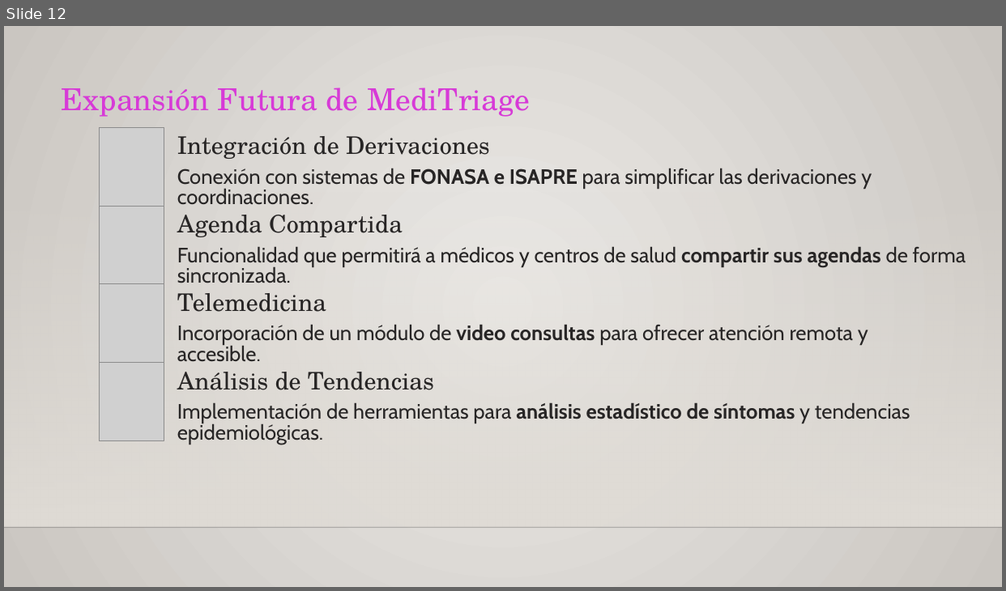
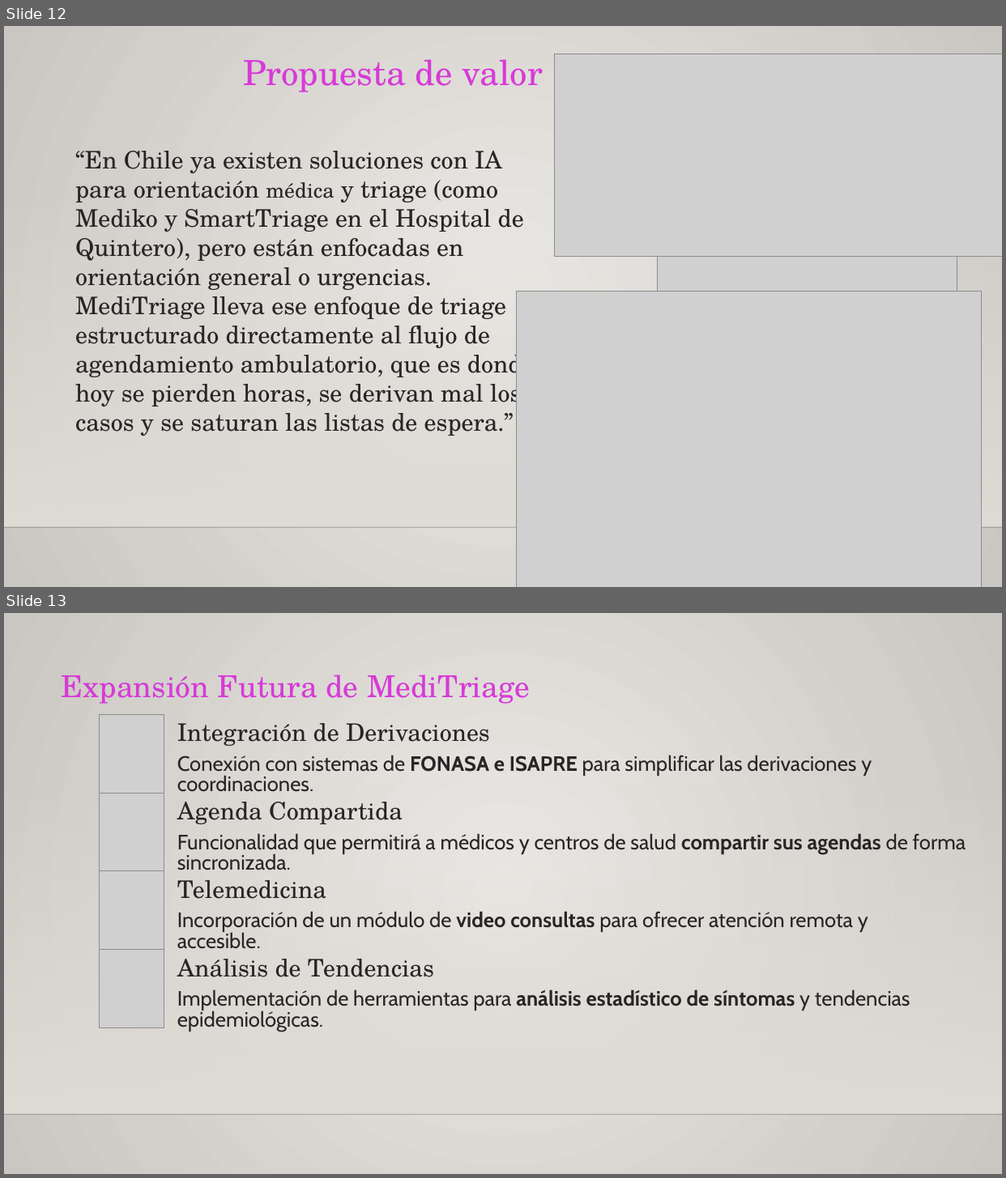
Before and after one commit to MRCuevasCarreno/MediTriage, a slide deck: Fase 3/Evidencias Grupales/Presentación Proyecto.pptx. Shown one above the other, each under a label of ours: slide 12 before the commit, slides 12 and 13 after it. The pictures are 1006x591 and 1006x1178 pixels, drawn with LibreOffice and Linux fonts; fonts in the diff are those of the drawing; grey boxes stand for pictures; background and template pictures are left out. Boxes give left, top, right and bottom in pixels: in the first picture for what was removed or moved away, otherwise in the second. Text is boxed around its words. In the diff, an @@ line names an element or a change of style, - is before the commit and + after.

```diff
--- a/Fase 3/Evidencias Grupales/Presentación Proyecto.pptx
+++ b/Fase 3/Evidencias Grupales/Presentación Proyecto.pptx
@@ slide 12 added at bbox=[4, 26, 1002, 587], background gradient #ECEAE7 to #CAC7C1; not listed: 2 template elements that a slide beside it also shows @@
@@ text added at bbox=[243, 59, 543, 92], 40 pt, text #D73AD7 @@
+Propuesta de valor
@@ picture added at bbox=[555, 54, 1002, 256] @@
@@ text added at bbox=[75, 151, 535, 436], 28 pt, text #272525 @@
+“En Chile ya existen soluciones con IA para orientación médica y triage (como Mediko y SmartTriage en el Hospital de Quintero), pero están enfocadas en orientación general o urgencias. MediTriage lleva ese enfoque de triage estructurado directamente al flujo de agendamiento ambulatorio, que es donde hoy se pierden horas, se derivan mal los casos y se saturan las listas de espera.”
@@ picture added at bbox=[658, 241, 957, 341] @@
@@ picture added at bbox=[517, 291, 982, 587] @@
@@ what was slide 12 is now slide 13 @@
```
Also in this commit, not shown: 1 other file.
